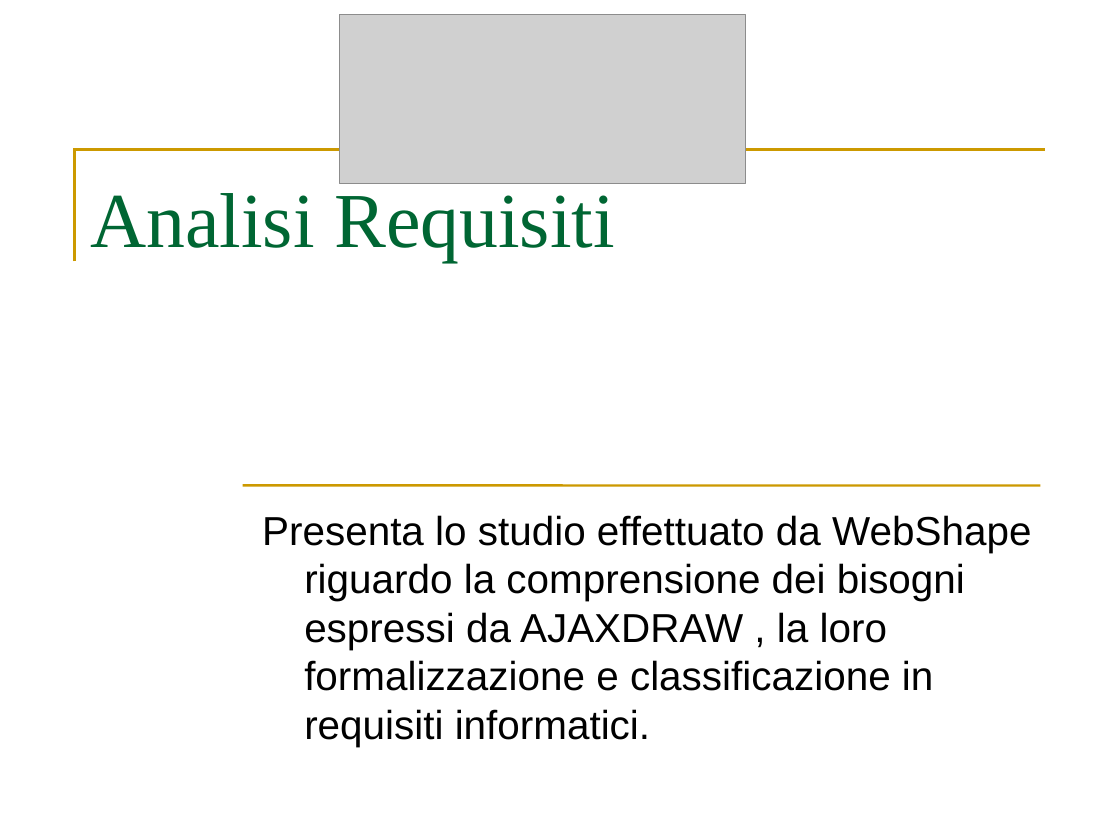
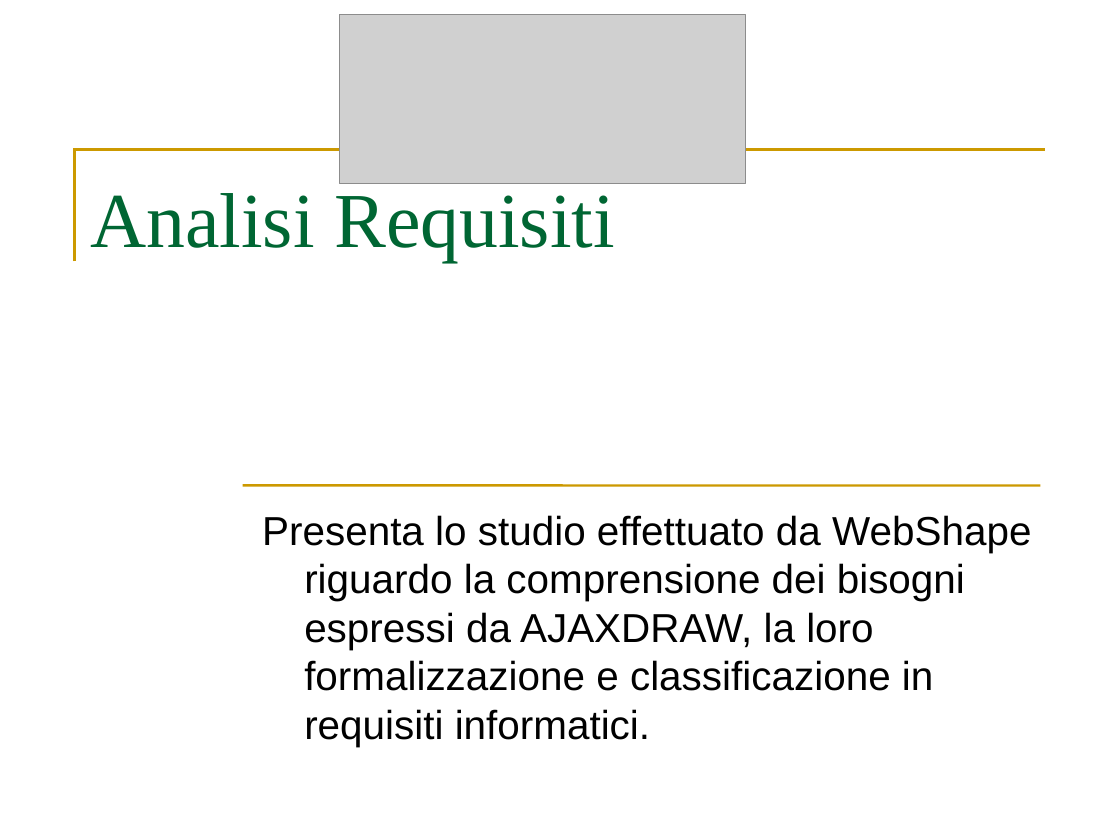
Before and after one commit to webshape/ajaxdraw, a slide deck: slide 24 of doc/PresentazioneRR/PresentazioneRR.ppt. Drawn at 1120x840 pixels with LibreOffice and Linux fonts; fonts in the diff are those of the drawing; grey boxes stand for pictures. Boxes give left, top, right and bottom in pixels: in the first picture for what was removed or moved away, otherwise in the second. Text is boxed around its words. In the diff, an @@ line names an element or a change of style, - is before the commit and + after.

```diff
--- a/doc/PresentazioneRR/PresentazioneRR.ppt
+++ b/doc/PresentazioneRR/PresentazioneRR.ppt
@@ subtitle at bbox=[262, 515, 1031, 747]: text changed @@
-Presenta lo studio effettuato da WebShape riguardo la comprensione dei bisogni espressi da AJAXDRAW , la loro formalizzazione e classificazione in requisiti informatici.
+Presenta lo studio effettuato da WebShape riguardo la comprensione dei bisogni espressi da AJAXDRAW, la loro formalizzazione e classificazione in requisiti informatici.
```
Also in this commit, not shown: 10 other slides changed, 1 other file.
